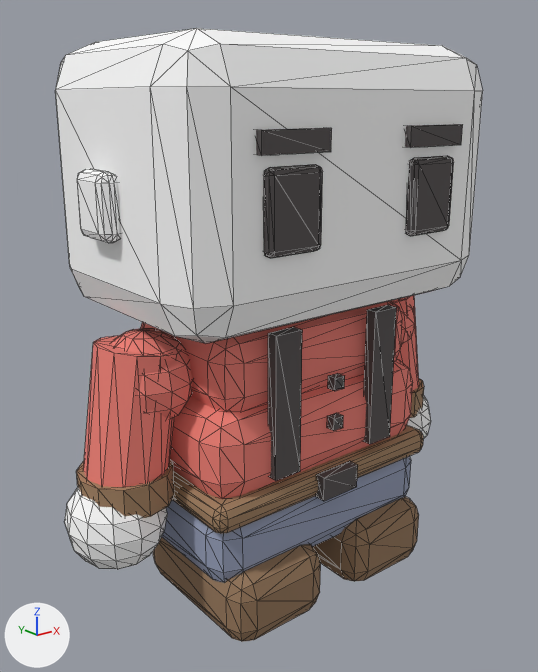
The glTF model public/assets/models/characters/body-workshirt-red.glb, before and after one commit.
Camera for both pictures: a 50 mm camera at (-0.567, -0.7, 0.599) aimed at (-0.009, -0.002, 0.32). The axes (+X, +Y, +Z) are drawn at lower left. The lights are the same throughout. The first picture is the older version. Mesh edges are drawn as thin lines. Vertices at exactly the same position are counted once.

The scene before the commit, as lines of its bpy script (objects in view):
```python
me_body_mesh = bpy.data.meshes.new('body-mesh')
me_body_mesh.from_pydata(...)  # 708 vertices, 1332 faces; spans x -0.271..0.271, y -0.135..0.119, z 0.0..0.365
me_body_mesh.materials.append(mat_charmat)
me_head_mesh = bpy.data.meshes.new('head-mesh')
me_head_mesh.from_pydata(...)  # 444 vertices, 852 faces; spans x -0.29..0.29, y -0.159..0.15, z 0.087..0.662
me_head_mesh.materials.append(mat_skinmat)
ob_body_mesh = bpy.data.objects.new('body-mesh', me_body_mesh)
ob_body_mesh.location = (0.0, 0.0, 0.0)
ob_head_mesh = bpy.data.objects.new('head-mesh', me_head_mesh)
ob_head_mesh.location = (0.0, 0.0, 0.0)
```
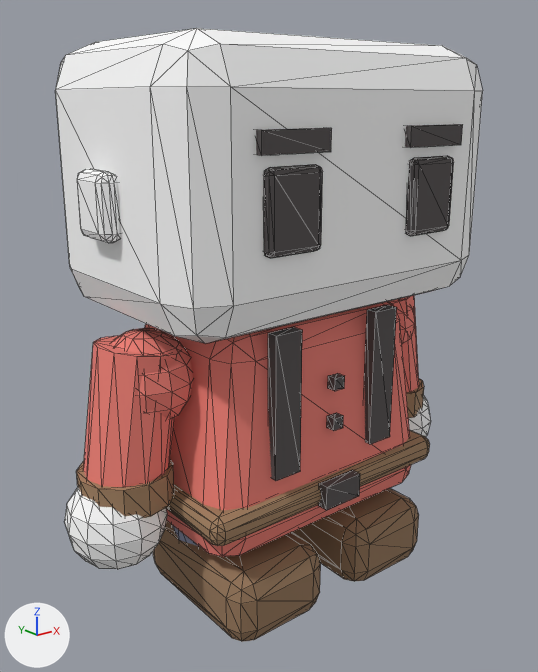
Where the change shows, as pixel boxes (x1, y1, x2, y2) in the pictures (538 x 672 px; the box of a moved part takes in the faces that stretch with it):
'body-mesh', reshaped
    before: (76, 295, 424, 642)
    after: (76, 295, 430, 642)
part 1 of me_body_mesh, moved or reshaped
    before: (172, 425, 424, 533)
    after: (166, 430, 430, 546)
part 2 of me_body_mesh, moved or reshaped
    before: (316, 461, 358, 501)
    after: (318, 470, 360, 511)
part 3 of me_body_mesh, rebuilt
    before: (141, 301, 402, 412)
    after: (145, 301, 411, 557)
part 4 of me_body_mesh, deleted (brown)
    before: (170, 359, 413, 499)
part 5 of me_body_mesh, deleted (blue)
    before: (162, 456, 411, 583)

The change, as a list of edits to the scene's bpy script:
```text
Change me_body_mesh:
    used by ob_body_mesh; location = (0.0, 0.0, 0.0)
    remove me_body_mesh.from_pydata(...)  # 708 vertices, 1332 faces; spans x -0.271..0.271, y -0.135..0.119, z 0.0..0.365
    add me_body_mesh.from_pydata(...)  # 596 vertices, 1116 faces; spans x -0.271..0.271, y -0.135..0.123, z 0.0..0.37
    me_body_mesh part 1: the loose piece of 56 vertices spanning x -0.17..0.17, y -0.117..0.117, z 0.148..0.182 is scaled about its middle by (1.05, 1.05, 1), then moved by (0.0, 0.0, -0.01)
    me_body_mesh part 2: the loose piece of 8 vertices spanning x -0.027..0.027, y -0.128..-0.114, z 0.15..0.18 is moved by (0.0, -0.005, -0.01)
    me_body_mesh part 3: the loose piece of 56 vertices spanning x -0.147..0.147, y -0.097..0.097, z 0.267..0.363 is rebuilt with 56 vertices and now spans x -0.168..0.168, y -0.115..0.115, z 0.1..0.37
    me_body_mesh part 4: the loose piece of 56 vertices spanning x -0.165..0.165, y -0.11..0.11, z 0.167..0.282 is deleted
    me_body_mesh part 5
    56 vertices are removed from x -0.165..0.165, y -0.112..0.112, z 0.065..0.165
    108 faces are deleted
```
